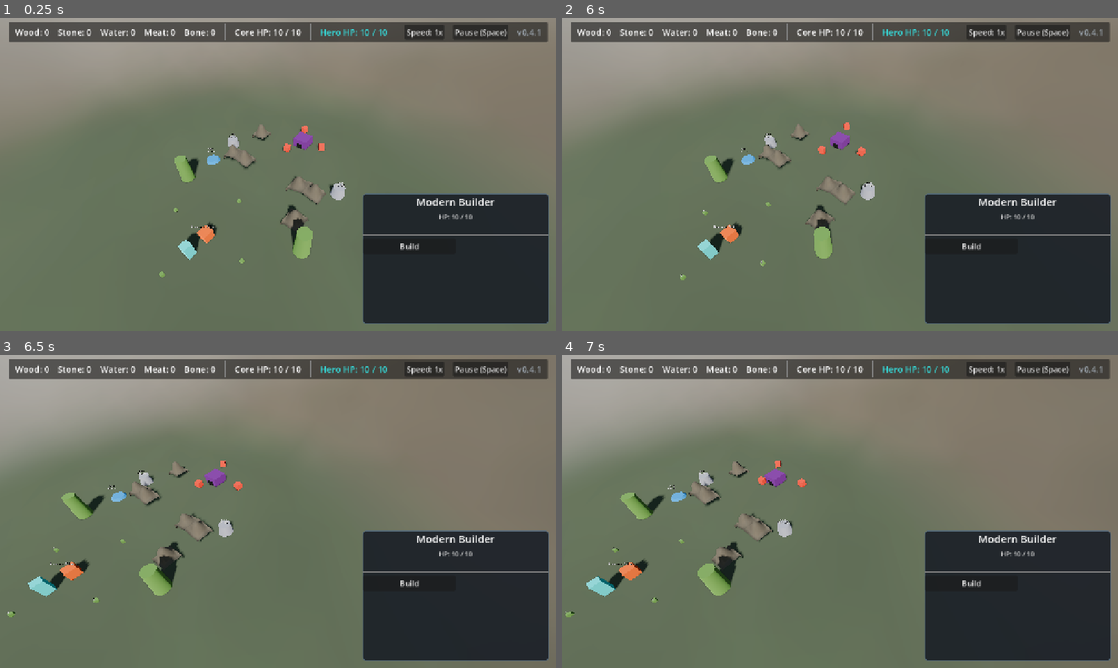
Above: before the commit, frames 1-4 (two rows, left to right).
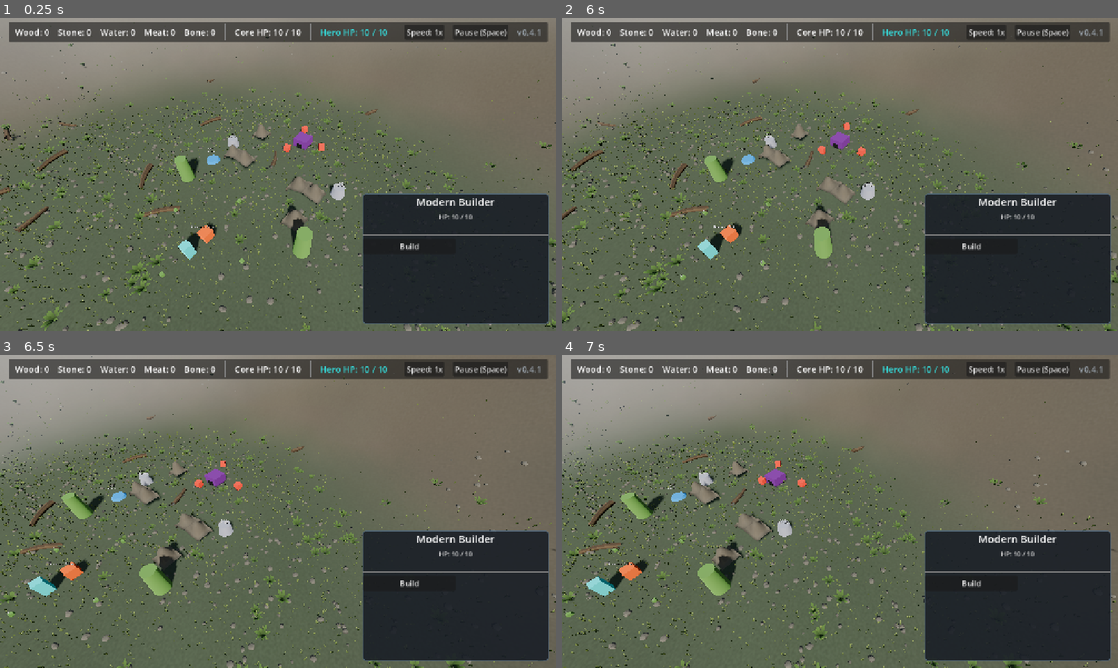
Above: after the commit, the same moments.

Repository: kcokz/dino-td
Game: Godot game, scene res://scenes/CabinInterior.tscn
Same seed, same stepped clock (60 frames per second), same inputs: the game is played once before the commit and once after it.
Inputs (mouse positions are in pixels of both pictures, inside the frame that each line leads up to):
- Up to frame 1 (0.25 s): no input
- Up to frame 2 (6 s): click "Speed: 1x" at 0.5 s; click "Speed: 2x" at 1.25 s; click "Speed: 3x" at 2 s; click "Build" at 2.75 s; click "Back" at 3.5 s; click "Pause (Space)" at 4.25 s; click "Resume (Space)" at 5 s; move the mouse to (962, 158) at 5.77 s; hold D from 5.78 s (still down); tap 0 at 5.85 s; click (962, 158) at 5.92 s
- Up to frame 3 (6.5 s): keep holding D
- Up to frame 4 (7 s): release D at 6.5 s; drag from (728, 527) to (812, 574) at 6.52 s

The runs differ from the first frame. In frame 1, 5.6% of the frame differs, in the area x 0-100%, y 6-100%; in frame 2, 5.3%; in frame 3, 4.8%; in frame 4, 4.8%.

Commit message:
feat(v0.5): ground that is covered in things, because that is what ground is
"The terrain is done" was overclaiming and the pushback was right. What had been
fixed was the landform -- no visible edge, hills with a shape -- and the ground
itself was still a flat wash of one colour. That is not what prehistoric ground
looks like. It is not what any ground looks like.

Two things were missing, and neither is shading.

SURFACE. The vertex mottle runs on a fifty metre wavelength: it stops the valley
being one colour from the air and is far too broad to read as soil from the game.
There is now a triplanar detail texture and a normal map over the top of it,
generated from seeded noise rather than authored, so there is no image file to keep
in step with anything. Triplanar because the ground mesh has no UVs and a flat
projection would smear down the valley walls.

COVER. The real answer, and the one that does nearly all the work: ground reads as
ground because it is covered in things. Grass tufts, ferns, pebbles, fallen logs,
all drawn through MultiMeshInstance3D so ten thousand pieces cost one draw call,
which is the only reason a density that looks like a meadow is affordable.

Ferns rather than bushes on purpose: before flowering plants that is what ground
cover was, and a meadow of them reads prehistoric where round shrubs read as a park.

None of it collides and none of it is on the grid. It is scenery the Hero walks
through, and no tuft ever decides whether a stake can be planted. It is placed from
a fixed seed, so the same meadow comes back and two screenshots are comparable.

Two things went wrong on the way and are worth keeping:

  * the first attempt scattered cover over the flat field only, which drew a hard
    green line at the field edge, putting back exactly the visible boundary the
    valley was built to remove, in a new costume, within an hour of removing it.
    Cover now runs past the field and thins out instead of stopping.
  * the cover holder was parented inside terrain_container, where the hills live.
    Two tests count the children of that node against the blocked cells and caught
    it at once: scenery filed among terrain made "one hill per blocked cell" come
    out one too many. Cover is not terrain, it is what lies on terrain.

617 tests pass. Screenshots taken at every step; the ferns were twice the size and
twice the count before looking at one.

Co-Authored-By: Claude Opus 5 <noreply@anthropic.com>

Diff:
--- a/scripts/autoload/Config.gd
+++ b/scripts/autoload/Config.gd
@@ -864,6 +864,60 @@
 	# blend reaches full rock.
 	"rock_slope": 0.55,
 	"ground_mottle": 0.07,     # slow variation so the floor is not one flat wash
+	# Surface detail. The mottle above is a 50-metre wavelength -- it stops the ground
+	# being one flat colour from the air, and is far too broad to read as soil from the
+	# game's camera. `detail_scale` is the fine grain laid on top with a triplanar noise
+	# texture, in metres per repeat: this is what turns "a green surface" into "dirt".
+	"detail_scale": 2.4,
+	"detail_strength": 0.35,   # how far the grain pushes the colour
+	"detail_bumpiness": 0.85,  # normal map depth, so low sun rakes across it
+	# How far past the flat field the ground cover keeps going before it thins out. It
+	# has to reach well into the valley wall: cover that stopped at the field edge drew a
+	# hard green line across the ground, which is the very boundary the valley exists to
+	# get rid of.
+	"cover_reach": 34.0,
+}
+
+## What grows on the flat field.
+##
+## Fixing the landform -- no visible edge, hills with a shape -- still left the ground
+## reading as a painted surface, because it was one. Ground looks like ground when it is
+## COVERED IN THINGS. This is that, and it is the difference between a diorama base and
+## a place.
+##
+## None of it collides and none of it is on the grid: it is scenery the Hero walks
+## straight through, and no tuft ever decides whether a stake can be planted. Cover that
+## blocked something would be the same old lie wearing a new costume.
+##
+## Densities are counts over the whole flat field, tuned by looking at it. Grass is the
+## one that has to be generous -- sparse grass reads as bald ground with weeds on it.
+const GROUND_COVER: Dictionary = {
+	"seed": 7723,
+	# Nothing is scattered within this of a cell the level claimed, so the cabin, the
+	# nest and the resource nodes are not standing in a bush.
+	"clear_radius": 2.2,
+	"grass_count": 9000,
+	"grass_height": 0.34,
+	"grass_width": 0.05,
+	"grass_blades": 7,
+	"grass_base": Color(0.20, 0.26, 0.13),
+	"grass_tip": Color(0.47, 0.55, 0.26),
+	# Ferns: bigger, sparser, and the thing that makes the meadow read as prehistoric
+	# rather than as a lawn. Before flowering plants, this is what ground cover was.
+	"fern_count": 230,
+	"fern_height": 0.62,
+	"fern_fronds": 7,
+	"fern_stem": Color(0.18, 0.25, 0.12),
+	"fern_leaf": Color(0.33, 0.47, 0.20),
+	"pebble_count": 1300,
+	"pebble_radius": 0.16,
+	"pebble_color": Color(0.42, 0.40, 0.36),
+	# Thinly: one here and there reads as old forest, a field of them as a lumber yard.
+	"log_count": 22,
+	"log_length": 3.2,
+	"log_radius": 0.28,
+	"log_bark": Color(0.27, 0.21, 0.15),
+	"log_core": Color(0.47, 0.39, 0.28),
 }
 
 # ==============================================================================
--- a/scripts/core/Main.gd
+++ b/scripts/core/Main.gd
@@ -403,6 +403,7 @@
 			blocked[c] = true
 
 	_rebuild_ground(cfg)
+	_scatter_ground_cover(cfg)
 
 	var hill_mat := StandardMaterial3D.new()
 	hill_mat.albedo_color = cfg.COLORS.get("hill", Color(0.36, 0.33, 0.28))
@@ -437,16 +438,14 @@
 
 		terrain_container.add_child(hill)
 
-## Replaces the flat plane the level ships with by the valley floor and the land around
-## it, and widens the ground collider to match the flat part.
+## The ground's surface: vertex colour for the broad strokes, and a triplanar noise
+## texture over the top for the grain.
 ##
-## The collider only needs to cover ground anything stands on, which is the flat field:
-## the rising outskirts are scenery nobody reaches.
-func _rebuild_ground(cfg) -> void:
-	var ground := find_child("Ground", true, false) as MeshInstance3D
-	if ground == null:
-		return
-	ground.mesh = TerrainBuilder.build_ground(cfg)
+## The vertex colours alone left the field a painted surface -- correct hue, no soil.
+## Detail texture plus a normal map is what lets the low sun rake across it and makes it
+## read as dirt rather than as a colour. Generated rather than authored, so there is no
+## image file to keep in step with anything.
+func _ground_material(cfg) -> StandardMaterial3D:
 	var mat := StandardMaterial3D.new()
 	mat.albedo_color = Color.WHITE          # the mesh carries its own colour, per vertex
 	mat.vertex_color_use_as_albedo = true
@@ -456,7 +455,61 @@
 	mat.vertex_color_is_srgb = true
 	mat.roughness = 1.0        # soil and grass have no gloss at all
 	mat.metallic = 0.0
-	ground.material_override = mat
+
+	var t: Dictionary = cfg.TERRAIN if "TERRAIN" in cfg else {}
+	var scale: float = float(t.get("detail_scale", 2.4))
+	var strength: float = float(t.get("detail_strength", 0.35))
+	var bumpiness: float = float(t.get("detail_bumpiness", 0.85))
+
+	mat.detail_enabled = true
+	mat.detail_blend_mode = BaseMaterial3D.BLEND_MODE_MUL
+	mat.detail_albedo = _noise_texture(int(t.get("noise_seed", 1)) + 11, 1.0 / maxf(0.2, scale), false, strength)
+	mat.detail_uv_layer = BaseMaterial3D.DETAIL_UV_1
+
+	mat.normal_enabled = true
+	mat.normal_scale = bumpiness
+	mat.normal_texture = _noise_texture(int(t.get("noise_seed", 1)) + 29, 1.0 / maxf(0.2, scale), true, 1.0)
+
+	# Triplanar, because the ground mesh has no UVs of its own and the valley walls are
+	# steep enough that a flat projection would smear down them.
+	mat.uv1_triplanar = true
+	mat.uv1_scale = Vector3.ONE / maxf(0.2, scale)
+	return mat
+
+## A seeded noise texture. `as_normal` asks the engine for a normal map instead of a
+## greyscale one; `contrast` pulls a plain albedo texture back towards white so the
+## detail multiplies rather than darkens everything it touches.
+func _noise_texture(seed_value: int, frequency: float, as_normal: bool, contrast: float) -> NoiseTexture2D:
+	var noise := FastNoiseLite.new()
+	noise.seed = seed_value
+	noise.noise_type = FastNoiseLite.TYPE_SIMPLEX_SMOOTH
+	noise.frequency = frequency * 0.04
+	noise.fractal_octaves = 4
+
+	var tex := NoiseTexture2D.new()
+	tex.noise = noise
+	tex.width = 512
+	tex.height = 512
+	tex.seamless = true
+	tex.as_normal_map = as_normal
+	if not as_normal:
+		var ramp := Gradient.new()
+		ramp.set_color(0, Color(1.0, 1.0, 1.0).lerp(Color(0.45, 0.42, 0.36), contrast))
+		ramp.set_color(1, Color.WHITE)
+		tex.color_ramp = ramp
+	return tex
+
+## Replaces the flat plane the level ships with by the valley floor and the land around
+## it, and widens the ground collider to match the flat part.
+##
+## The collider only needs to cover ground anything stands on, which is the flat field:
+## the rising outskirts are scenery nobody reaches.
+func _rebuild_ground(cfg) -> void:
+	var ground := find_child("Ground", true, false) as MeshInstance3D
+	if ground == null:
+		return
+	ground.mesh = TerrainBuilder.build_ground(cfg)
+	ground.material_override = _ground_material(cfg)
 
 	var field_half: float = 22.0
 	if "TERRAIN" in cfg:
@@ -467,6 +520,67 @@
 			var ground_box := BoxShape3D.new()
 			ground_box.size = Vector3(field_half * 2.0, 0.2, field_half * 2.0)
 			col.shape = ground_box
+
+## Grass, ferns, pebbles and the odd fallen log over the flat field.
+##
+## All of it scenery: no collision, nothing on the grid, and every piece placed from a
+## fixed seed so the same meadow comes back every launch and two screenshots can be
+## compared. Cells the level has claimed are kept clear, so the cabin and the nest are
+## not standing in a bush.
+func _scatter_ground_cover(cfg) -> void:
+	if cfg == null or not ("GROUND_COVER" in cfg):
+		return
+	var cover: Dictionary = cfg.GROUND_COVER
+	var field_half: float = float(cfg.TERRAIN.get("field_half", 22.0)) if "TERRAIN" in cfg else 22.0
+
+	# Its own node, NOT inside terrain_container. The hills in there are gameplay -- the
+	# tests count them against the blocked cells -- and scenery filed among them made
+	# "one hill per blocked cell" come out one too many. Cover is not terrain, it is
+	# what is lying on it.
+	var holder := get_node_or_null("GroundCover")
+	if holder != null:
+		remove_child(holder)
+		holder.queue_free()
+	holder = Node3D.new()
+	holder.name = "GroundCover"
+	add_child(holder)
+
+	# Where not to put anything: the cells the level itself uses.
+	var claimed: Array = []
+	for c in cfg.MAP.get("default_blocked_cells", []):
+		claimed.append(grid_manager.cell_to_world(c))
+	for item in cfg.MAP.get("default_resource_nodes", []):
+		claimed.append(grid_manager.cell_to_world(item["cell"]))
+	claimed.append(grid_manager.cell_to_world(cfg.MAP["default_core_cell"]))
+	claimed.append(grid_manager.cell_to_world(cfg.MAP["default_nest_cell"]))
+
+	var mat := GroundCover.cover_material()
+	var seed_value: int = int(cover.get("seed", 7723))
+	var clear: float = float(cover.get("clear_radius", 2.2))
+
+	var grass := GroundCover.blade_clump(
+		float(cover.get("grass_height", 0.42)), float(cover.get("grass_width", 0.05)),
+		int(cover.get("grass_blades", 7)),
+		cover.get("grass_base", Color(0.2, 0.26, 0.13)), cover.get("grass_tip", Color(0.47, 0.55, 0.26)))
+	holder.add_child(GroundCover.scatter(cfg, grass, mat, int(cover.get("grass_count", 5200)),
+		field_half, claimed, clear * 0.5, seed_value, Vector2(0.7, 1.5), false))
+
+	var ferns := GroundCover.fern(
+		float(cover.get("fern_height", 0.95)), int(cover.get("fern_fronds", 7)),
+		cover.get("fern_stem", Color(0.18, 0.25, 0.12)), cover.get("fern_leaf", Color(0.33, 0.47, 0.2)))
+	holder.add_child(GroundCover.scatter(cfg, ferns, mat, int(cover.get("fern_count", 420)),
+		field_half, claimed, clear, seed_value + 1, Vector2(0.75, 1.35), true))
+
+	var pebbles := GroundCover.stone(float(cover.get("pebble_radius", 0.16)), seed_value + 2,
+		cover.get("pebble_color", Color(0.42, 0.40, 0.36)))
+	holder.add_child(GroundCover.scatter(cfg, pebbles, mat, int(cover.get("pebble_count", 900)),
+		field_half, claimed, clear * 0.4, seed_value + 3, Vector2(0.6, 1.8), false))
+
+	var logs := GroundCover.fallen_log(
+		float(cover.get("log_length", 3.2)), float(cover.get("log_radius", 0.28)),
+		cover.get("log_bark", Color(0.27, 0.21, 0.15)), cover.get("log_core", Color(0.47, 0.39, 0.28)))
+	holder.add_child(GroundCover.scatter(cfg, logs, mat, int(cover.get("log_count", 14)),
+		field_half, claimed, clear * 1.6, seed_value + 4, Vector2(0.8, 1.3), true))
 
 func spawn_resource_nodes() -> void:
 	if resource_nodes_container == null:
--- /dev/null
+++ b/scripts/fx/GroundCover.gd
@@ -0,0 +1,241 @@
+# res://scripts/fx/GroundCover.gd
+class_name GroundCover
+
+## Everything growing on and lying about the ground.
+##
+## The landform was fixed first -- the map stopped having a visible edge and the hills
+## stopped being boxes -- and the ground still did not read as ground, because it was a
+## flat wash of one colour. No amount of shading fixes that. Real ground reads as real
+## because it is COVERED IN THINGS: tufts, ferns, pebbles, fallen wood. That is what
+## this file makes.
+##
+## Two rules it lives under:
+##
+##   1. NONE OF IT COLLIDES, and none of it is on the grid. It is scenery. The Hero
+##      walks through a fern the way you walk through long grass, and a tuft never
+##      decides whether a stake can be planted. Cover that blocked anything would be
+##      the old lie in a new costume -- something you can see but the rules disagree
+##      about.
+##   2. IT IS PLACED FROM A FIXED SEED, so the same meadow comes back every launch.
+##      A world that reshuffles itself cannot be photographed twice, and the whole
+##      point of the playtest harness is that two runs are comparable.
+##
+## Everything is drawn through MultiMeshInstance3D: ten thousand tufts cost one draw
+## call, which is the only reason a density that actually looks like a meadow is
+## affordable at all.
+
+# ==============================================================================
+# The pieces
+# ==============================================================================
+
+## A clump of blades. Built as crossed, tapered strips rather than as a billboard,
+## because the camera looks down at forty degrees -- a flat card would show its edge
+## and vanish, which is exactly how cheap grass gives itself away from above.
+static func blade_clump(height: float, width: float, blades: int, base: Color, tip: Color) -> Mesh:
+	var st := SurfaceTool.new()
+	st.begin(Mesh.PRIMITIVE_TRIANGLES)
+	var rng := RandomNumberGenerator.new()
+	rng.seed = 991
+	for i in range(blades):
+		var yaw: float = TAU * (float(i) / float(blades)) + rng.randf_range(-0.3, 0.3)
+		var lean: float = rng.randf_range(0.12, 0.45)
+		var h: float = height * rng.randf_range(0.65, 1.2)
+		var w: float = width * rng.randf_range(0.7, 1.1)
+		var dir := Vector3(cos(yaw), 0.0, sin(yaw))
+		var side := Vector3(-dir.z, 0.0, dir.x) * w * 0.5
+		var tip_at := dir * (h * lean) + Vector3(0.0, h, 0.0)
+		# A blade is two triangles narrowing to a point, bent along its length.
+		var mid_at := dir * (h * lean * 0.35) + Vector3(0.0, h * 0.55, 0.0)
+		var mid: Color = base.lerp(tip, 0.55)
+		_tri(st, Vector3.ZERO - side, Vector3.ZERO + side, mid_at + side * 0.6, base, base, mid)
+		_tri(st, Vector3.ZERO - side, mid_at + side * 0.6, mid_at - side * 0.6, base, mid, mid)
+		_tri(st, mid_at - side * 0.6, mid_at + side * 0.6, tip_at, mid, mid, tip)
+	st.generate_normals()
+	return st.commit()
+
+## A fern: fronds radiating from one point and drooping. The plant that says "before
+## flowers existed" more cheaply than anything else -- a meadow of these reads as
+## prehistoric where the same meadow of round bushes would read as a park.
+static func fern(height: float, fronds: int, stem: Color, leaf: Color) -> Mesh:
+	var st := SurfaceTool.new()
+	st.begin(Mesh.PRIMITIVE_TRIANGLES)
+	var rng := RandomNumberGenerator.new()
+	rng.seed = 4177
+	for i in range(fronds):
+		var yaw: float = TAU * (float(i) / float(fronds)) + rng.randf_range(-0.15, 0.15)
+		var dir := Vector3(cos(yaw), 0.0, sin(yaw))
+		var side := Vector3(-dir.z, 0.0, dir.x)
+		var reach: float = height * rng.randf_range(0.75, 1.15)
+		var lift: float = height * rng.randf_range(0.55, 0.9)
+		var segments: int = 5
+		var prev_l: Vector3 = Vector3.ZERO
+		var prev_r: Vector3 = Vector3.ZERO
+		for s in range(segments + 1):
+			var t: float = float(s) / float(segments)
+			# Arc up then over: the droop is what makes it a frond and not a spike.
+			var y: float = lift * sin(t * PI * 0.62)
+			var out: float = reach * t
+			var half_w: float = height * 0.17 * sin(t * PI) + 0.004
+			var centre := dir * out + Vector3(0.0, y, 0.0)
+			var l: Vector3 = centre - side * half_w
+			var r: Vector3 = centre + side * half_w
+			if s > 0:
+				var c0: Color = stem.lerp(leaf, float(s - 1) / float(segments))
+				var c1: Color = stem.lerp(leaf, t)
+				_tri(st, prev_l, prev_r, r, c0, c0, c1)
+				_tri(st, prev_l, r, l, c0, c1, c1)
+			prev_l = l
+			prev_r = r
+	st.generate_normals()
+	return st.commit()
+
+## A pebble or a boulder, depending on the radius handed in: a subdivided box pushed
+## around by noise so no two are the same shape.
+static func stone(radius: float, seed_value: int, colour: Color) -> Mesh:
+	var st := SurfaceTool.new()
+	st.begin(Mesh.PRIMITIVE_TRIANGLES)
+	var noise := FastNoiseLite.new()
+	noise.seed = seed_value
+	noise.frequency = 1.4
+	var rings: int = 7
+	var segs: int = 9
+	var grid: Array = []
+	for i in range(rings + 1):
+		var row: Array = []
+		var phi: float = PI * float(i) / float(rings)
+		for j in range(segs + 1):
+			var theta: float = TAU * float(j) / float(segs)
+			var n := Vector3(sin(phi) * cos(theta), cos(phi), sin(phi) * sin(theta))
+			var r: float = radius * (1.0 + noise.get_noise_3d(n.x * 2.0, n.y * 2.0, n.z * 2.0) * 0.38)
+			# Flattened and sunk a little, so it sits in the ground rather than on it.
+			row.append(Vector3(n.x * r, maxf(n.y * r * 0.72, -radius * 0.15), n.z * r))
+		grid.append(row)
+	for i in range(rings):
+		for j in range(segs):
+			var a: Vector3 = grid[i][j]
+			var b: Vector3 = grid[i][j + 1]
+			var c: Vector3 = grid[i + 1][j + 1]
+			var d: Vector3 = grid[i + 1][j]
+			var shade: float = 0.85 + 0.3 * (float(i) / float(rings))
+			var col := Color(colour.r * shade, colour.g * shade, colour.b * shade, 1.0)
+			_tri(st, a, b, c, col, col, col)
+			_tri(st, a, c, d, col, col, col)
+	st.generate_normals()
+	return st.commit()
+
+## A fallen log: a tapered, slightly bent trunk lying on its side, with the broken end
+## lighter than the bark. Scattered thinly -- one every so often reads as a forest that
+## has been here a long time; a field of them reads as a lumber yard.
+static func fallen_log(length: float, radius: float, bark: Color, core: Color) -> Mesh:
+	var st := SurfaceTool.new()
+	st.begin(Mesh.PRIMITIVE_TRIANGLES)
+	var segs: int = 8
+	var rings: int = 6
+	var prev: Array = []
+	for i in range(rings + 1):
+		var t: float = float(i) / float(rings)
+		var r: float = radius * lerp(1.0, 0.68, t)
+		var centre := Vector3(length * (t - 0.5), r * 0.85 + sin(t * PI) * radius * 0.25, sin(t * PI) * radius * 0.5)
+		var row: Array = []
+		for j in range(segs + 1):
+			var a: float = TAU * float(j) / float(segs)
+			row.append(centre + Vector3(0.0, cos(a) * r, sin(a) * r))
+		if i > 0:
+			for j in range(segs):
+				var col := bark if (j % 3 != 0) else bark.lerp(core, 0.35)
+				_tri(st, prev[j], prev[j + 1], row[j + 1], col, col, col)
+				_tri(st, prev[j], row[j + 1], row[j], col, col, col)
+		prev = row
+	st.generate_normals()
+	return st.commit()
+
+static func _tri(st: SurfaceTool, a: Vector3, b: Vector3, c: Vector3, ca: Color, cb: Color, cc: Color) -> void:
+	st.set_color(ca)
+	st.add_vertex(a)
+	st.set_color(cb)
+	st.add_vertex(b)
+	st.set_color(cc)
+	st.add_vertex(c)
+
+# ==============================================================================
+# Scattering
+# ==============================================================================
+
+## Lays `count` copies of `mesh` across the valley, skipping anything too close to a
+## cell the level has claimed, and hands back one MultiMeshInstance3D.
+##
+## Scattered well PAST the flat field and thinned out with distance, which matters more
+## than it sounds: cover that stopped at the field edge drew a hard line across the
+## ground and put back exactly the visible boundary the valley was built to remove. It
+## reappeared the first time this ran, in a new costume.
+##
+## Pieces past the field sit on the valley wall at its real height, so nothing floats
+## and nothing is buried in the slope.
+##
+## Deterministic from `seed_value`: the same meadow every launch, which is what makes a
+## screenshot worth comparing to yesterday's.
+static func scatter(cfg: Node, mesh: Mesh, material: Material, count: int, field_half: float,
+		keep_clear: Array, clear_radius: float, seed_value: int,
+		scale_range: Vector2, shadows: bool) -> MultiMeshInstance3D:
+	var rng := RandomNumberGenerator.new()
+	rng.seed = seed_value
+	var t: Dictionary = cfg.TERRAIN if (cfg and "TERRAIN" in cfg) else {}
+	var outer: float = field_half + float(t.get("cover_reach", 34.0))
+	var outer_half: float = float(t.get("outskirts_half", 110.0))
+	# No noise on the cover's ground sample: the wobble is scenery-scale and sampling it
+	# here would only make pieces hover or sink relative to the mesh they stand on.
+	var noise: FastNoiseLite = null
+
+	var placements: Array[Transform3D] = []
+	var attempts: int = 0
+	while placements.size() < count and attempts < count * 8:
+		attempts += 1
+		var x: float = rng.randf_range(-outer, outer)
+		var z: float = rng.randf_range(-outer, outer)
+		var d: float = Vector2(x, z).length()
+		if d > outer:
+			continue
+		# Thinning, not stopping: past the field the odds of keeping a piece fall away,
+		# so the meadow runs out gradually instead of along an edge.
+		if d > field_half:
+			var keep: float = 1.0 - smoothstep(field_half, outer, d)
+			if rng.randf() > keep * keep:
+				continue
+		var y: float = TerrainBuilder.ground_height(x, z, field_half, outer_half, t, noise)
+		var at := Vector3(x, y, z)
+		if _too_close(at, keep_clear, clear_radius):
+			continue
+		var basis := Basis(Vector3.UP, rng.randf_range(0.0, TAU))
+		basis = basis.scaled(Vector3.ONE * rng.randf_range(scale_range.x, scale_range.y))
+		placements.append(Transform3D(basis, at))
+
+	var mm := MultiMesh.new()
+	mm.transform_format = MultiMesh.TRANSFORM_3D
+	mm.mesh = mesh
+	mm.instance_count = placements.size()
+	for i in range(placements.size()):
+		mm.set_instance_transform(i, placements[i])
+
+	var node := MultiMeshInstance3D.new()
+	node.multimesh = mm
+	node.material_override = material
+	node.cast_shadow = GeometryInstance3D.SHADOW_CASTING_SETTING_ON if shadows else GeometryInstance3D.SHADOW_CASTING_SETTING_OFF
+	return node
+
+static func _too_close(at: Vector3, keep_clear: Array, radius: float) -> bool:
+	for p in keep_clear:
+		if p is Vector3 and at.distance_to(p) < radius:
+			return true
+	return false
+
+## The material every piece of cover shares: its own vertex colours, lit, and drawn
+## from both sides because a blade of grass has no back.
+static func cover_material() -> StandardMaterial3D:
+	var mat := StandardMaterial3D.new()
+	mat.albedo_color = Color.WHITE
+	mat.vertex_color_use_as_albedo = true
+	mat.vertex_color_is_srgb = true
+	mat.cull_mode = BaseMaterial3D.CULL_DISABLED
+	mat.roughness = 1.0
+	mat.metallic = 0.0
+	return mat
Not shown, added: scripts/fx/GroundCover.gd.uid
